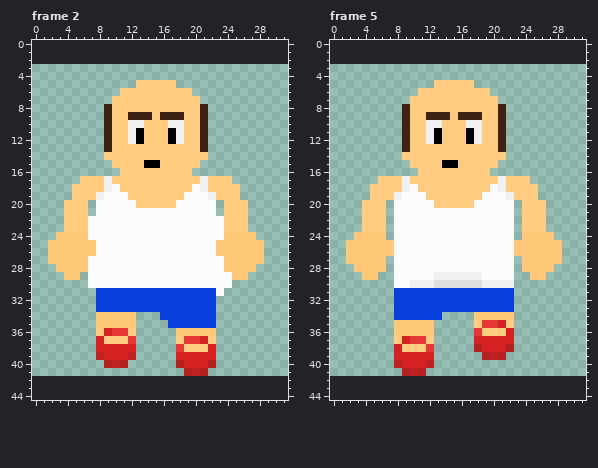
Two versions of one pixel-art file, Assets/Sprites/character sprites/Walk/Craig ForwardWalk.aseprite. The picture above was drawn from the file before the commit.
32x39 pixels, 6 frames. Colours within 5 levels of each other are drawn and written as one. Shown: frame 2, frame 5. The old version is drawn lined up with the new one, on the new canvas. The commit also changed other frames, which this record leaves out.
And afterwards:
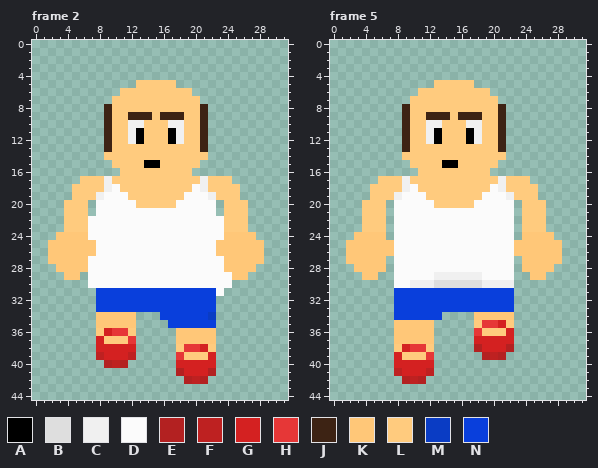
Palette (. is transparent): A #000000  B #dedede  C #f0f0f0  D #fbfbfb  E #b32121  F #be2121  G #d42121  H #e63737  J #3d2314  K #ffc778  L #ffcb7e  M #0a3cc4  N #093fdc
Edits made:
canvas 32x39 -> 32x45, the old top-left corner now at 0,3
--- frame 2
@@ x 16..24 @@
 33 NNNNNNN..
-34 NNNNNNN..
+34 NNNNNNM..
 35 .NNNNNN..
 36 ..KKKKK..
-37 ..LHHGL..
-38 ..HLLLG..
-39 ..GGGGG..
-40 ..EGGGE..
-41 ...EFE...
-42 .........
+37 ..KKKKK..
+38 ..LHHGL..
+39 ..HLLLG..
+40 ..GGGGG..
+41 ..EGGGE..
+42 ...EFE...
 43 .........
--- frame 5
@@ x 6..14 @@
 36 ..KKKKK..
-37 ..LGHHL..
-38 ..GLLLH..
-39 ..GGGGG..
-40 ..FGGGF..
-41 ...EFE...
-42 .........
+37 ..KKKKK..
+38 ..LGHHL..
+39 ..GLLLH..
+40 ..GGGGG..
+41 ..FGGGF..
+42 ...EFE...
 43 .........
Pixel boxes of the changes (left, top, right, bottom) in both pictures:
changed: (176, 312, 216, 384)
changed: (394, 336, 434, 384)
